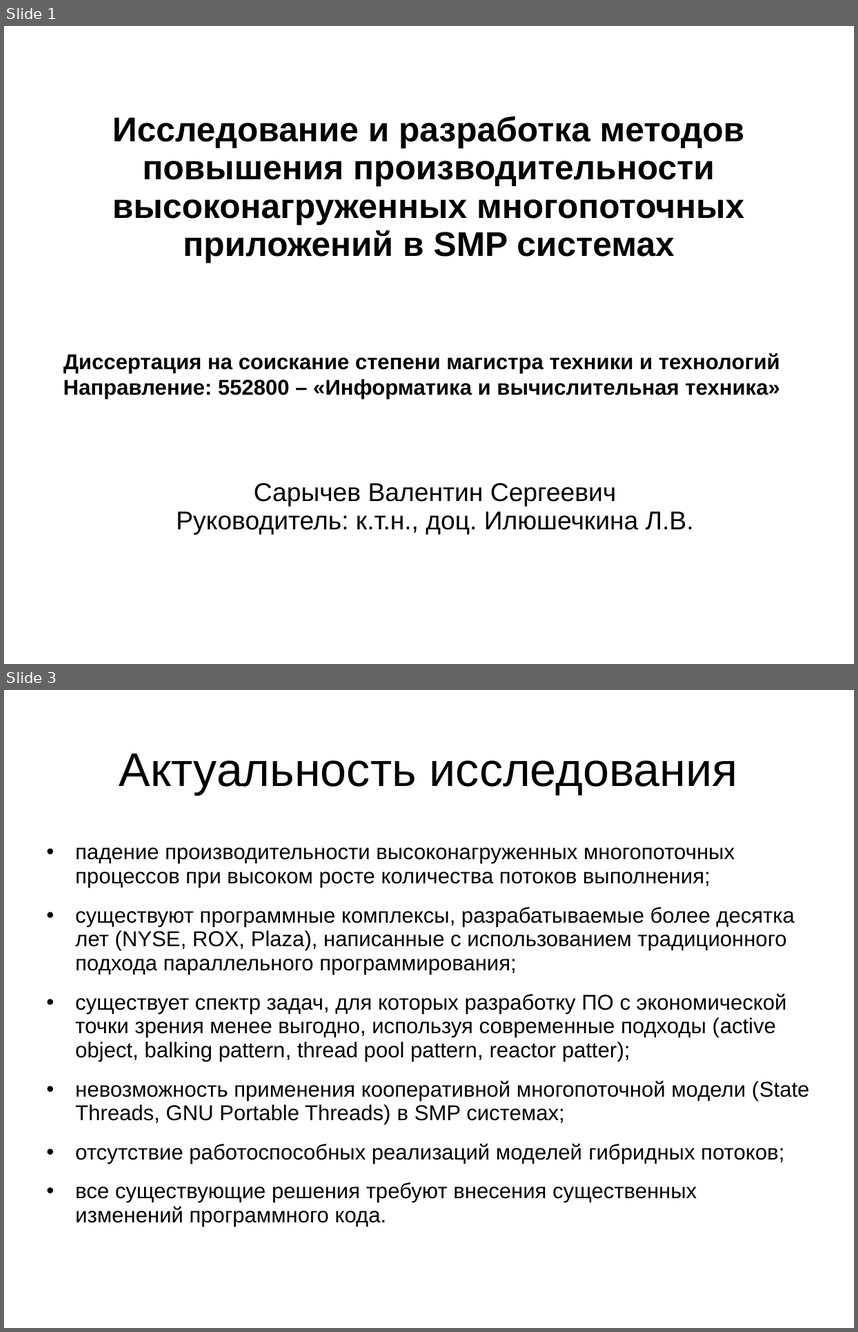
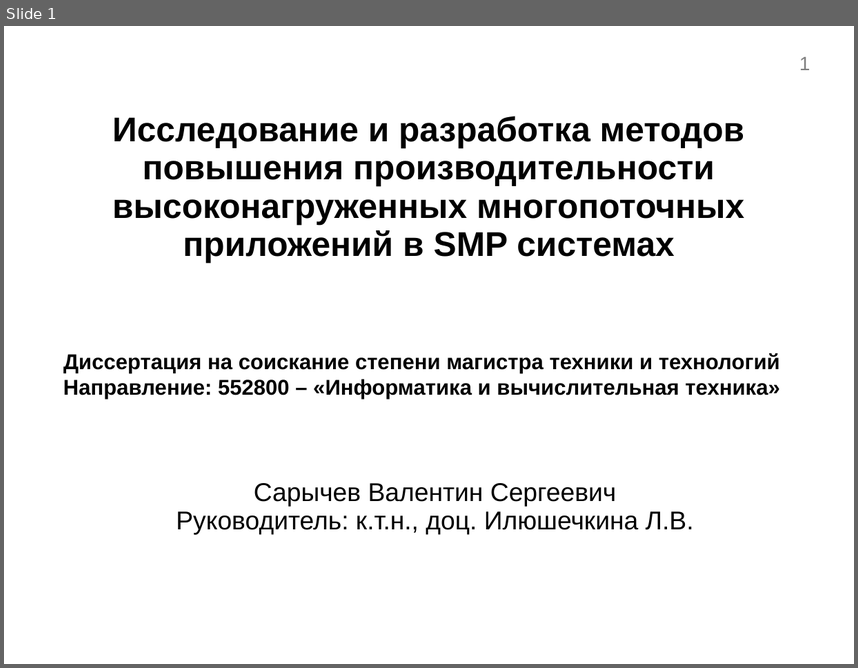
Before and after one commit to dizel3d/disser, a slide deck: Презентация.ppt. Shown one above the other, each under a label of ours: slides 1 and 3 before the commit, slide 1 after it; the slides between them are not shown. The pictures are 858x1332 and 858x668 pixels, drawn with LibreOffice and Linux fonts; fonts in the diff are those of the drawing. Boxes give left, top, right and bottom in pixels: in the first picture for what was removed or moved away, otherwise in the second. Text is boxed around its words. In the diff, an @@ line names an element or a change of style, - is before the commit and + after.

```diff
--- a/Презентация.ppt
+++ b/Презентация.ppt
@@ slide 3 removed at [4, 690, 854, 1328], background #FFFFFF @@
@@ title removed at [119, 753, 738, 794] @@
-Актуальность исследования
@@ text removed at [75, 847, 810, 1227] @@
-• падение производительности высоконагруженных многопоточных процессов при высоком росте количества потоков выполнения;
-• существуют программные комплексы, разрабатываемые более десятка лет (NYSE, ROX, Plaza), написанные с использованием традиционного подхода параллельного программирования;
-• существует спектр задач, для которых разработку ПО с экономической точки зрения менее выгодно, используя современные подходы (active object, balking pattern, thread pool pattern, reactor patter);
-• невозможность применения кооперативной многопоточной модели (State Threads, GNU Portable Threads) в SMP системах;
-• отсутствие работоспособных реализаций моделей гибридных потоков;
-• все существующие решения требуют внесения существенных изменений программного кода.
@@ slide 1 changed as well @@
@@ page number added at [800, 57, 811, 70], 18 pt, text #7F7F7F @@
+1
```
Also in this commit, not shown: 3 other slides changed, 13 slides added, 15 other slides removed, 1 other file.
